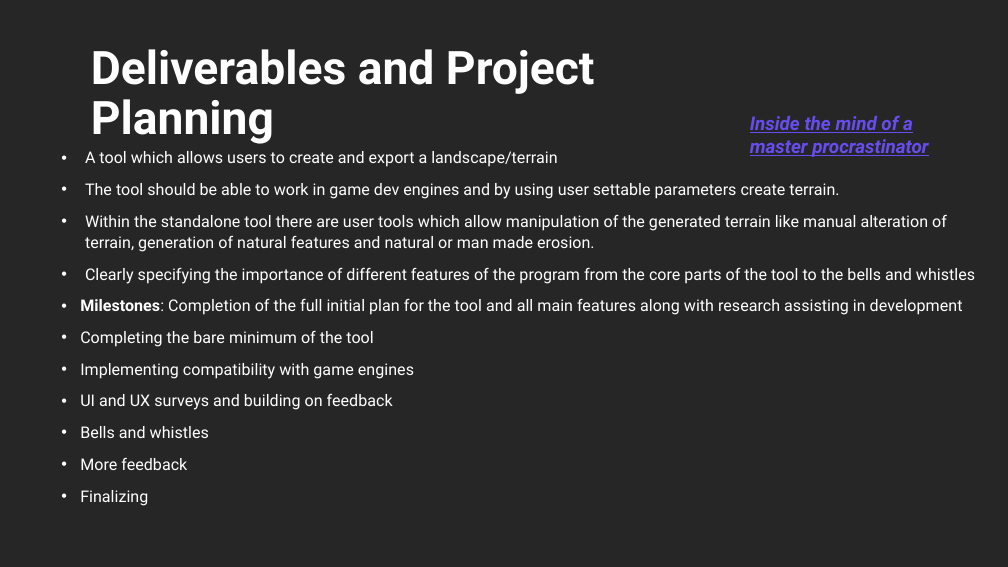
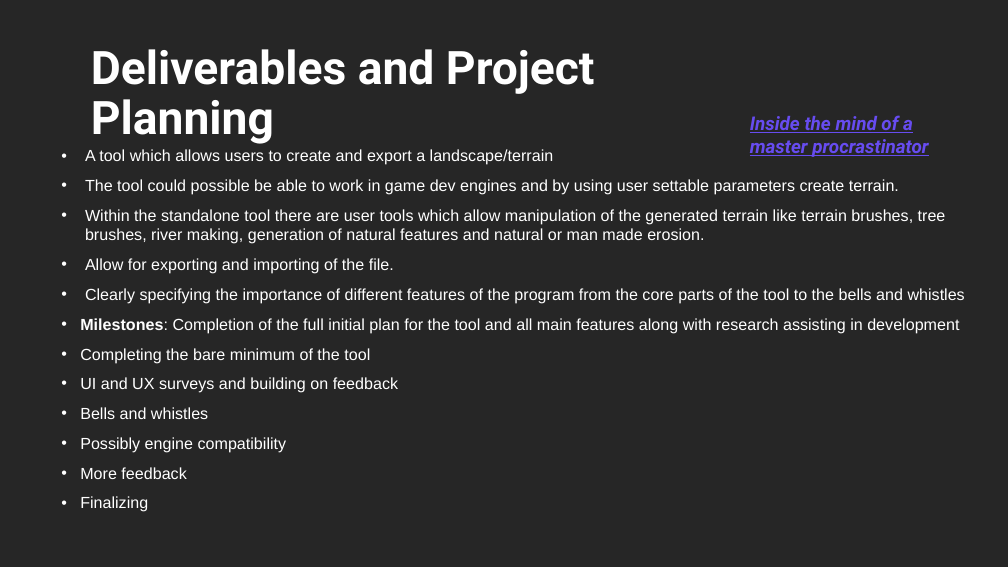
Before and after one commit to Cameron-cmd/Disertation_Project, a slide deck: slide 7 of Project_Pitch.pptx. Drawn at 1008x567 pixels with LibreOffice and Linux fonts; fonts in the diff are those of the drawing. Boxes give left, top, right and bottom in pixels: in the first picture for what was removed or moved away, otherwise in the second. Text is boxed around its words. In the diff, an @@ line names an element or a change of style, - is before the commit and + after.

```diff
--- a/Project_Pitch.pptx
+++ b/Project_Pitch.pptx
@@ text at box(80, 149, 965, 512): font Roboto to Arial in "A tool which allows users to create ...", "Clearly specifying the importance of different features ...", "Milestones: Completion of the full initial plan ...", "Completing the bare minimum of the tool" and 4 more places; line spacing 1.1 to 1 @@
@@ text at box(85, 179, 946, 274): text changed; font Roboto to Arial @@
-• The tool should be able to work in game dev engines and by using user settable parameters create terrain.
-• Within the standalone tool there are user tools which allow manipulation of the generated terrain like manual alteration of terrain, generation of natural features and natural or man made erosion.
+• The tool could possible be able to work in game dev engines and by using user settable parameters create terrain.
+• Within the standalone tool there are user tools which allow manipulation of the generated terrain like terrain brushes, tree brushes, river making, generation of natural features and natural or man made erosion.
+• Allow for exporting and importing of the file.
@@ text at box(80, 363, 414, 379): paragraph removed @@
-• Implementing compatibility with game engines
@@ text at box(80, 437, 287, 453): paragraph added @@
+• Possibly engine compatibility
```
Also in this commit, not shown: 6 other slides changed.
